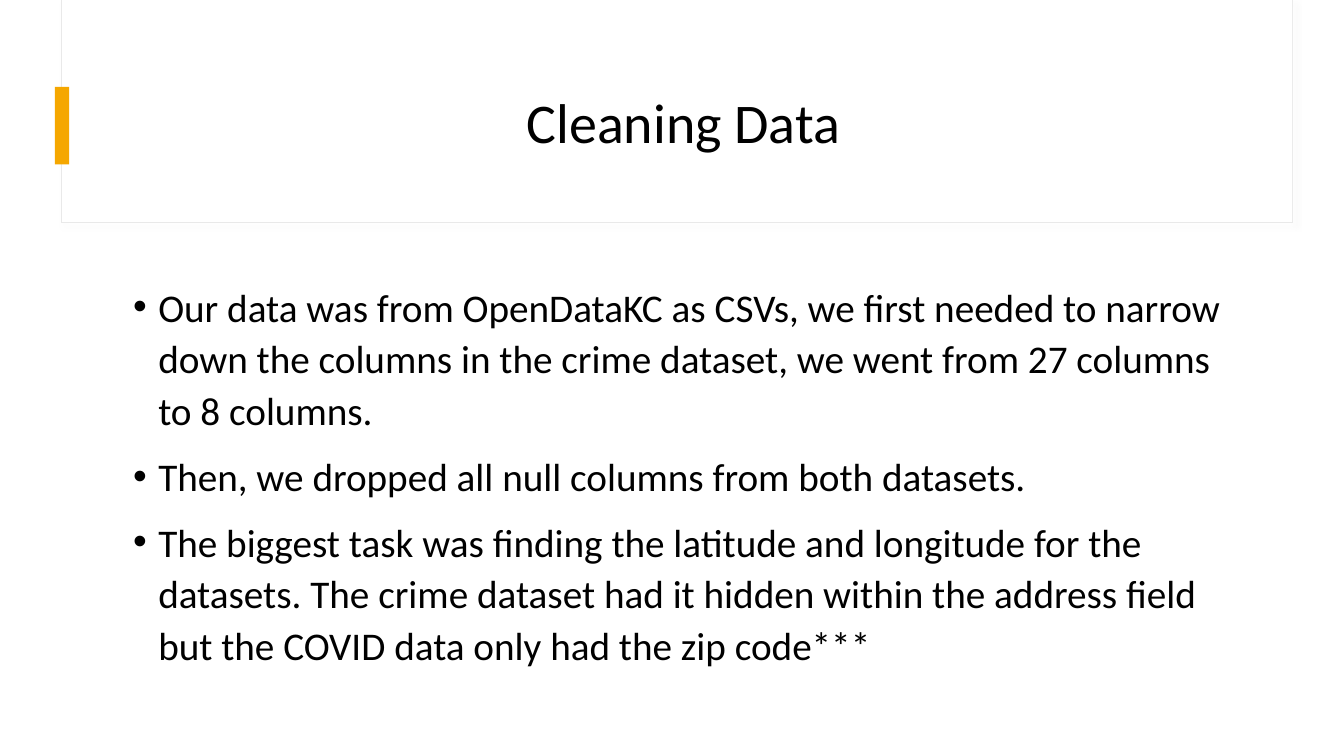
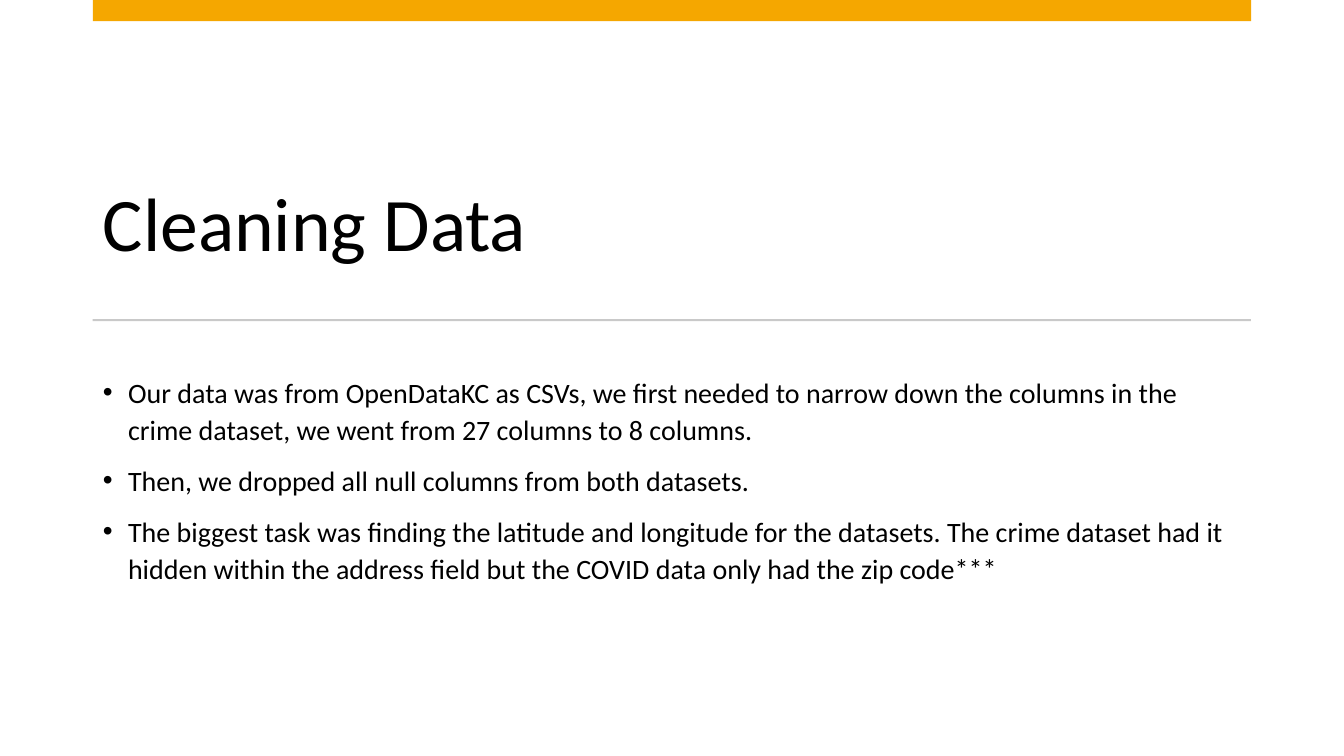
Before and after one commit to CecilyGriffin/CrimeVSCOVID-KC, a slide deck: slide 4 of ETL PROJECT POWERPOINT.pptx. Drawn at 1344x756 pixels with LibreOffice and Linux fonts; fonts in the diff are those of the drawing. Boxes give left, top, right and bottom in pixels: in the first picture for what was removed or moved away, otherwise in the second. Text is boxed around its words. In the diff, an @@ line names an element or a change of style, - is before the commit and + after.

```diff
--- a/ETL PROJECT POWERPOINT.pptx
+++ b/ETL PROJECT POWERPOINT.pptx
@@ rectangle added at box(0, 0, 1344, 756), fill #FFFFFF @@
@@ rectangle added at box(93, 0, 1251, 21), fill #F5A700 @@
@@ title "Cleaning Data": place and size @@
-title "Cleaning Data" at box(527, 104, 840, 153)
+title "Cleaning Data" at box(103, 198, 527, 264)
@@ title "Cleaning Data" at box(103, 198, 527, 264): size 40 to 54 pt; alignment centre to left; vertical alignment middle to bottom @@
@@ rectangle removed at box(55, 87, 70, 164) @@
@@ rectangle added at box(93, 320, 1251, 322), fill #C9C9C9 @@
@@ text "Our data was from OpenDataKC ...": place and size @@
-text "Our data was from OpenDataKC ..." at box(158, 294, 1219, 667)
+text "Our data was from OpenDataKC ..." at box(128, 383, 1223, 584)
@@ text "Our data was from OpenDataKC ..." at box(128, 383, 1223, 584): size 28 to 20 pt @@
```
Also in this commit, not shown: 1 other slide changed, 2 slides added, 3 other files.
